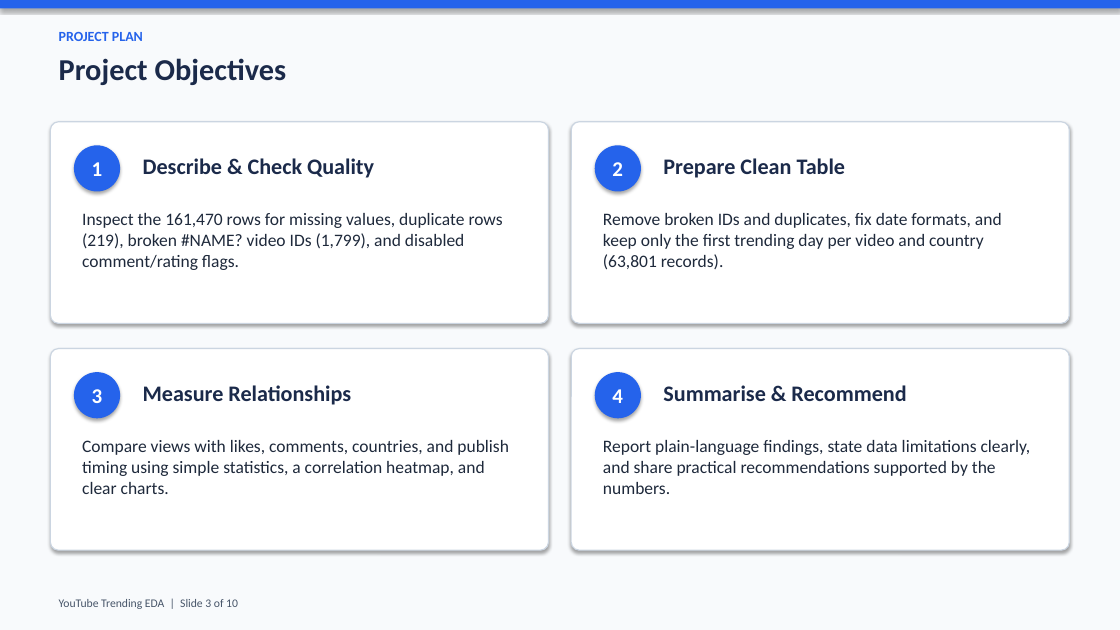
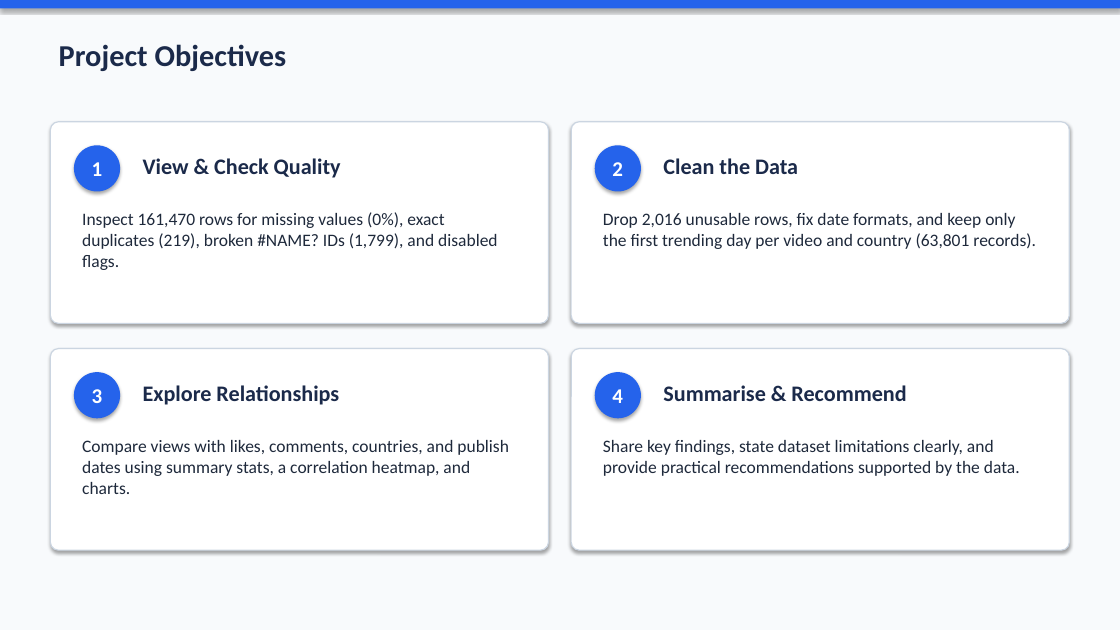
Before and after one commit to ImHamadAlqallaf/ga-eda-project, a slide deck: slide 3 of youtube_trending_eda.pptx. Drawn at 1120x630 pixels with LibreOffice and Linux fonts; fonts in the diff are those of the drawing. Boxes give left, top, right and bottom in pixels: in the first picture for what was removed or moved away, otherwise in the second. Text is boxed around its words. In the diff, an @@ line names an element or a change of style, - is before the commit and + after.

```diff
--- a/youtube_trending_eda.pptx
+++ b/youtube_trending_eda.pptx
@@ text "Project Objectives": place and size @@
-text "Project Objectives" at bbox=[59, 58, 287, 85]
+text "Project Objectives" at bbox=[59, 44, 287, 71]
@@ text removed at bbox=[59, 32, 143, 41] @@
-PROJECT PLAN
@@ text at bbox=[143, 158, 341, 178]: text changed @@
-Describe & Check Quality
+View & Check Quality
@@ text at bbox=[663, 158, 798, 174]: text changed @@
-Prepare Clean Table
+Clean the Data
@@ text at bbox=[82, 212, 497, 270]: text changed @@
-Inspect the 161,470 rows for missing values, duplicate rows (219), broken #NAME? video IDs (1,799), and disabled comment/rating flags.
+Inspect 161,470 rows for missing values (0%), exact duplicates (219), broken #NAME? IDs (1,799), and disabled flags.
@@ text at bbox=[603, 213, 1036, 249]: text changed @@
-Remove broken IDs and duplicates, fix date formats, and keep only the first trending day per video and country (63,801 records).
+Drop 2,016 unusable rows, fix date formats, and keep only the first trending day per video and country (63,801 records).
@@ text at bbox=[143, 385, 339, 405]: text changed @@
-Measure Relationships
+Explore Relationships
@@ text at bbox=[82, 440, 509, 494]: text changed @@
-Compare views with likes, comments, countries, and publish timing using simple statistics, a correlation heatmap, and clear charts.
+Compare views with likes, comments, countries, and publish dates using summary stats, a correlation heatmap, and charts.
@@ text at bbox=[603, 440, 1020, 476]: text changed @@
-Report plain-language findings, state data limitations clearly, and share practical recommendations supported by the numbers.
+Share key findings, state dataset limitations clearly, and provide practical recommendations supported by the data.
@@ text removed at bbox=[59, 599, 238, 609] @@
-YouTube Trending EDA | Slide 3 of 10
```
Also in this commit, not shown: 8 other slides changed, 2 other files.
